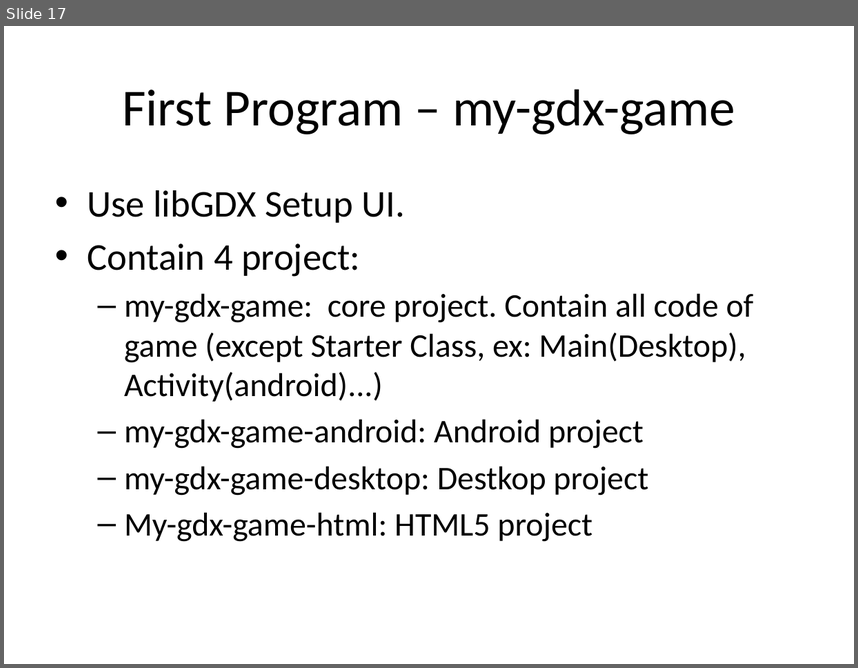
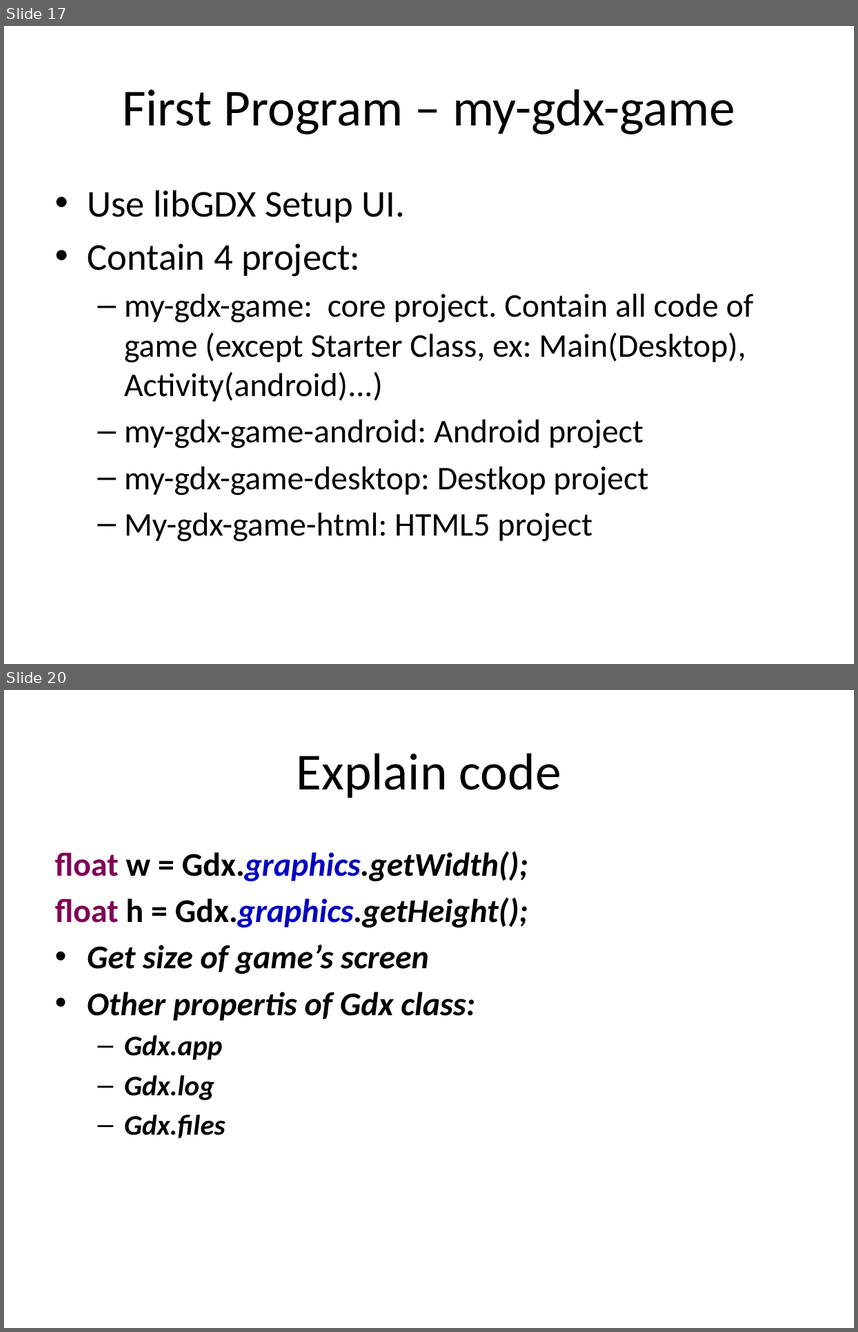
Before and after one commit to duchien85/my-gdxgame, a slide deck: Teaching/Bài 01 - Giới thiệu về Android, LibGdx.pptx. Shown one above the other, each under a label of ours: slide 17 before the commit, slides 17 and 20 after it; the slides between them are not shown. The pictures are 858x668 and 858x1332 pixels, drawn with LibreOffice and Linux fonts; fonts in the diff are those of the drawing. Boxes give left, top, right and bottom in pixels: in the first picture for what was removed or moved away, otherwise in the second. Text is boxed around its words. In the diff, an @@ line names an element or a change of style, - is before the commit and + after.

```diff
--- a/Teaching/Bài 01 - Giới thiệu về Android, LibGdx.pptx
+++ b/Teaching/Bài 01 - Giới thiệu về Android, LibGdx.pptx
@@ slide 20 added at [4,690,854,1328], background #FFFFFF @@
@@ title added at [297,753,562,798], 44 pt, text #000000 @@
+Explain code
@@ text added at [55,851,528,1138], 28 pt, text #000000, bold, italic @@
+float w = Gdx.graphics.getWidth();
+float h = Gdx.graphics.getHeight();
+• Get size of game’s screen
+• Other propertis of Gdx class:
+  – Gdx.app
+  – Gdx.log
+  – Gdx.files
```
Also in this commit, not shown: 66 other slides added, 1 other file.
